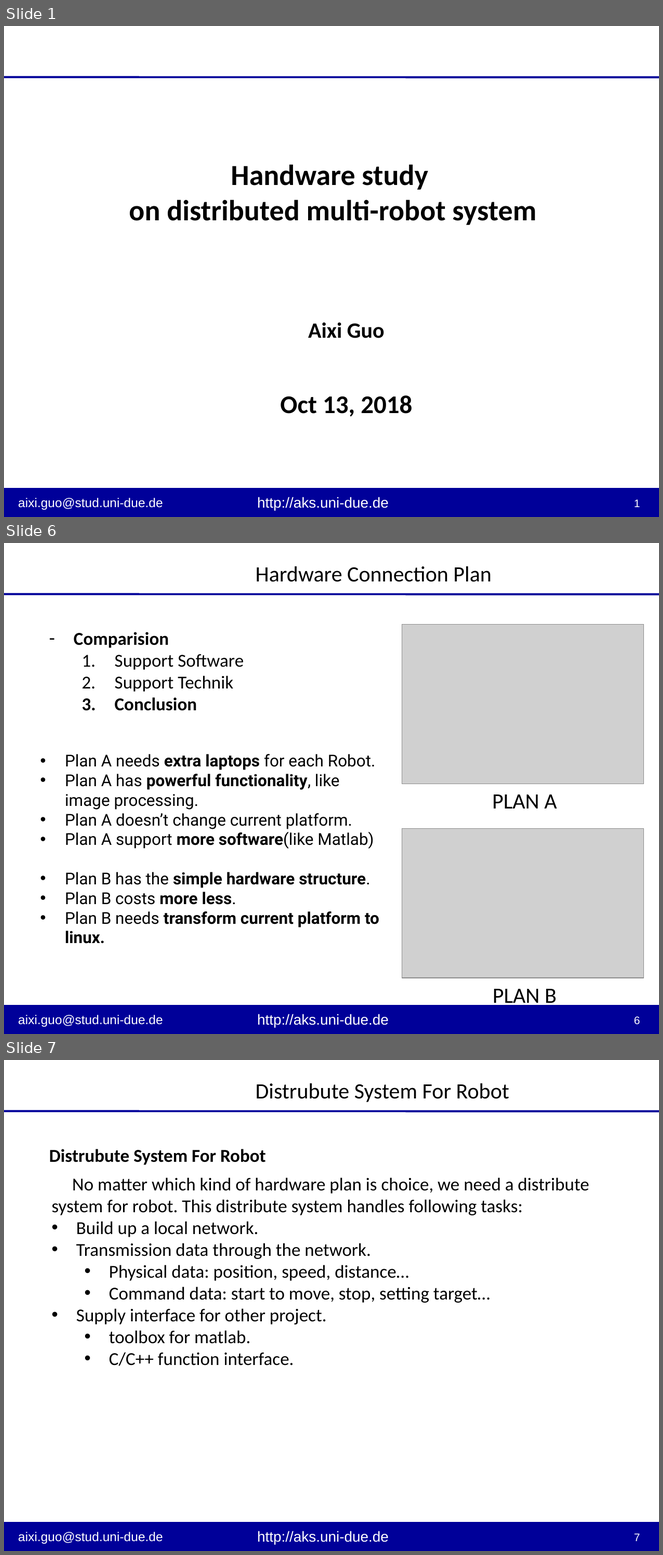
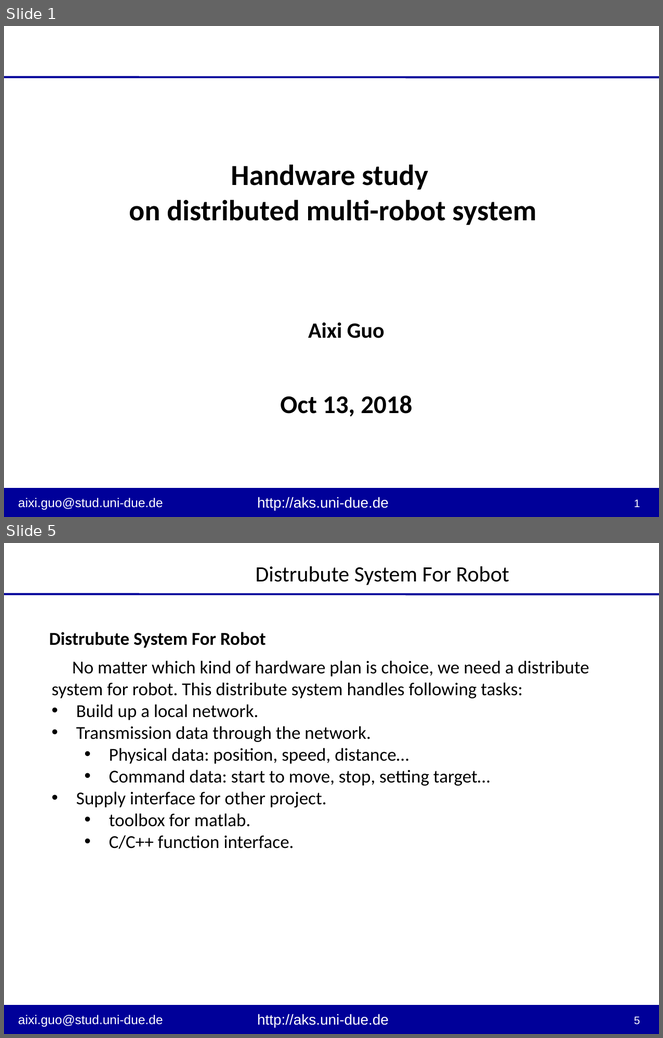
Before and after one commit to friendgic/Robotino_DistributeSystem, a slide deck: PPT/Presentation - Hardware.pptx. Shown one above the other, each under a label of ours: slides 1, 6 and 7 before the commit, slides 1 and 5 after it; the slides between them are not shown. The pictures are 663x1555 and 663x1038 pixels, drawn with LibreOffice and Linux fonts; fonts in the diff are those of the drawing; grey boxes stand for pictures; background and template pictures are left out. Boxes give left, top, right and bottom in pixels: in the first picture for what was removed or moved away, otherwise in the second. Text is boxed around its words. In the diff, an @@ line names an element or a change of style, - is before the commit and + after.

```diff
--- a/PPT/Presentation - Hardware.pptx
+++ b/PPT/Presentation - Hardware.pptx
@@ slide 6 removed at [4,543,659,1034], background #FFFFFF; not listed: 6 template elements that a slide beside it also shows @@
@@ text removed at [256,566,491,582] @@
-Hardware Connection Plan
@@ text removed at [74,632,244,711] @@
-– Comparision
-  1. Support Software
-  2. Support Technik
-  3. Conclusion
@@ picture removed at [402,624,644,784] @@
@@ text removed at [65,754,379,944] @@
-• Plan A needs extra laptops for each Robot.
-• Plan A has powerful functionality, like image processing.
-• Plan A doesn’t change current platform.
-• Plan A support more software(like Matlab)
-• Plan B has the simple hardware structure.
-• Plan B costs more less.
-• Plan B needs transform current platform to linux.
@@ text removed at [492,795,557,809] @@
-PLAN A
@@ picture removed at [402,828,644,978] @@
@@ text removed at [493,989,557,1008] @@
-PLAN B
@@ what was slide 7 is now slide 5 @@
@@ page number at [634,1017,640,1025]: text changed @@
-7
+5
```
Also in this commit, not shown: 4 slides changed, 1 slide added, 1 other slide removed.
